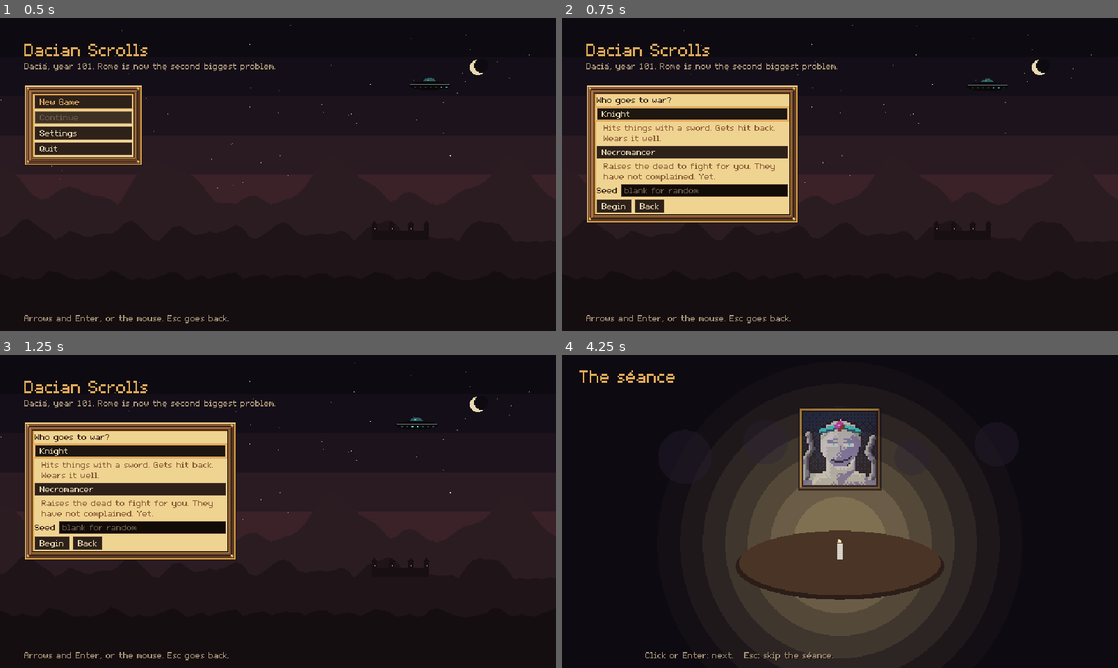
Above: before the commit, frames 1-4 (two rows, left to right).
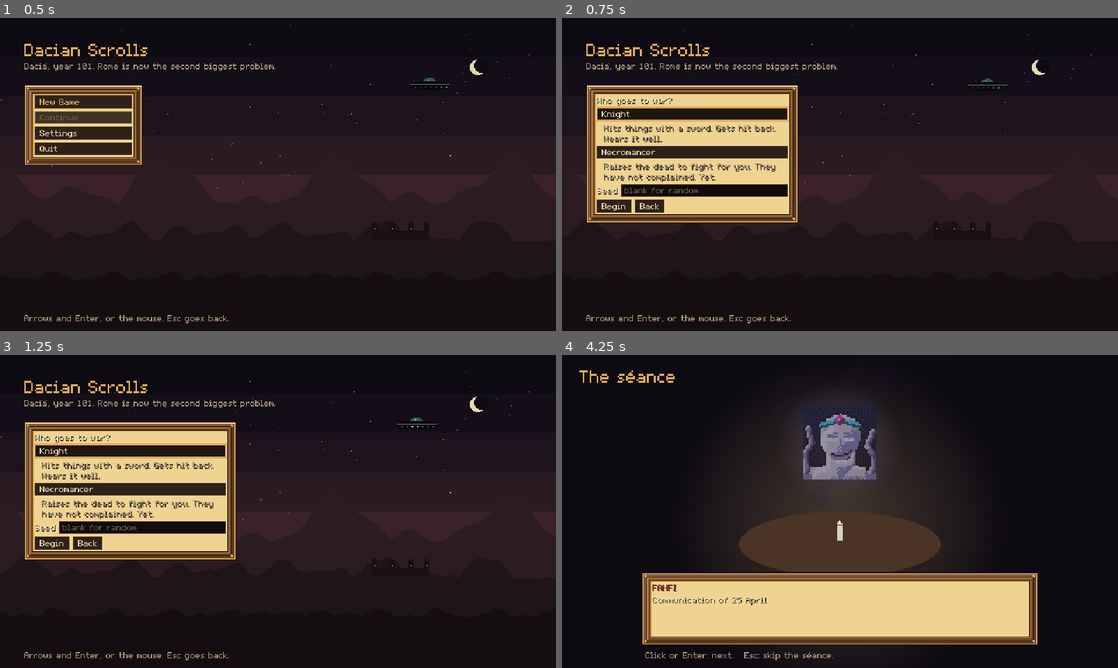
Above: after the commit, the same moments.

Repository: MinuneIonel/Dacian-Scrolls
Game: Godot game, scene res://src/main.tscn
Two runs of this game, one before a commit and one after it. Both use one fixed random seed, a clock stepped at 60 frames per second and the inputs below.
Inputs (mouse positions are in pixels of both pictures, inside the frame that each line leads up to):
- Up to frame 1 (0.5 s): no input
- Up to frame 2 (0.75 s): click "New Game" at 0.5 s
- Up to frame 3 (1.25 s): no input
- Up to frame 4 (4.25 s): click (706, 527) at 1.27 s; type "12" at 1.35 s; click "Begin" at 2 s; click "Party" at 2.75 s; tap Enter (ui_accept) at 3.5, 3.77 s; move the mouse to (962, 495) at 3.52 s; hold Right (ui_right) from 3.53 s (still down); tap 1 at 3.6 s; click (962, 495) at 3.67 s

Frame 1 is identical in both runs. In frame 2, 1.1% of the frame differs, in the area x 6-39%, y 25-57%; in frame 3, 1.1%; in frame 4, 26%, in the area x 14-86%, y 16-100%.

Commit message:
WP-30: flow.csv.import, beam via OneShot, séance layout, debug scene; dark-overridden panels keep parchment text
Co-Authored-By: Claude Opus 5.5 <noreply@anthropic.com>
Claude-Session: https://claude.ai/code/session_01DAT87uGbrKohxGViHx9q5c

Diff:
--- a/src/modes/flow/beam.gd
+++ b/src/modes/flow/beam.gd
@@ -4,6 +4,8 @@
 extends CanvasLayer
 
 signal whited_out
+
+const OneShot := preload("res://src/ui/fx/one_shot.gd")
 
 const BEAM_S: float = 1.3
 const WHITE_IN: Vector2 = Vector2(0.9, 1.7)    # start, full
@@ -37,15 +39,10 @@
 	root.draw.connect(_draw_cone)
 	add_child(root)
 	var top := Vector2(screen_pos.x, maxf(24.0, screen_pos.y - 120.0))
-	beam_sprite = AnimatedSprite2D.new()
-	beam_sprite.sprite_frames = Assets.frames(&"fx_tractor_beam")
-	beam_sprite.centered = false
-	beam_sprite.offset = Vector2(-24, 0)
-	beam_sprite.position = top
+	# WP-32's one-shot player: anchored at the saucer's belly, loops until the white-out.
+	beam_sprite = OneShot.spawn(self, &"fx_tractor_beam", &"play", top, 1.0, WHITE_IN.y)
 	beam_sprite.scale = Vector2(1.0, (screen_pos.y - top.y + 8.0) / 128.0)
-	if beam_sprite.sprite_frames.has_animation(&"play"): beam_sprite.play(&"play")
 	beam_sprite.modulate.a = 0.0
-	add_child(beam_sprite)
 	saucer = Sprite2D.new()
 	saucer.texture = Assets.tex(&"marker_ufo")
 	saucer.position = top + Vector2(0, -6)
@@ -61,7 +58,8 @@
 	if instant: return
 	t += delta
 	var grow: float = clampf(t / BEAM_S, 0.0, 1.0)
-	beam_sprite.modulate.a = grow * (0.8 + 0.2 * sin(t * 20.0))
+	if is_instance_valid(beam_sprite) and t < WHITE_IN.y - 0.2:
+		beam_sprite.modulate.a = grow * (0.8 + 0.2 * sin(t * 20.0))
 	saucer.position.y += sin(t * 6.0) * 0.15
 	var w: float = 0.0
 	if t < HOLD_UNTIL:
@@ -71,7 +69,7 @@
 	white.color = Color(WHITE, w)
 	if t >= WHITE_IN.y and not emitted:
 		_emit()
-		beam_sprite.visible = false
+		if is_instance_valid(beam_sprite): beam_sprite.visible = false
 		saucer.visible = false
 		root.visible = false
 	if t >= HOLD_UNTIL + WHITE_OUT_S: queue_free()
--- /dev/null
+++ b/src/modes/flow/flow_debug.gd
@@ -0,0 +1,49 @@
+## Debug scene for screenshots of the WP-30 overlays. Not used by the game.
+## tools/shots.sh res://src/modes/flow/flow_debug.tscn out.png 60 640x360 --args='{"show":"seance","line":2}'
+## show: seance (line: index, revealed) | beam (t: start time in s) | wake (kind: forest|crash|temple, t)
+extends Node
+
+func _ready() -> void:
+	var a: Dictionary = Router.args.duplicate()
+	Router.switch_scenes = false
+	Router.autosave_enabled = false
+	var show: String = str(a.get("show", "seance"))
+	match show:
+		"seance":
+			var s: Node = Flow.start_new_game(1, &"knight")
+			_add_mode("location", {"location_id": "sarmizegetusa"})
+			for i in int(a.get("line", 0)): s.next_line()
+			s.reveal()
+		"beam":
+			Game.new_game(1, &"knight")
+			Game.state.world_pos = Vector2i(30, 16)
+			Game.state.ufos[0]["pos"] = Vector2i(30, 16)
+			Game.state.ufos[0]["state"] = "chase"
+			Fog.reveal(Game.state, Vector2i(30, 16), 4, Travel.world_size(Content.defs))
+			var wm: Node = _add_mode("worldmap", {})
+			await get_tree().process_frame
+			wm.play_abduction(&"ufo_sarmizegetusa", &"saucer_surgeon")
+			var b: Node = Hud.get_node_or_null("Beam")
+			if b != null: b.t = float(a.get("t", 0.0))
+		"wake":
+			var kind: String = str(a.get("kind", "temple"))
+			Game.new_game(1, &"knight")
+			if kind == "temple":
+				_add_mode("location", {"location_id": "sarmizegetusa", "cell": [8, 8]})
+			else:
+				Fog.reveal(Game.state, Game.state.world_pos, 6, Travel.world_size(Content.defs))
+				if kind == "forest":
+					Game.state.world_pos = Flow.forest_cell(Game.state, Rng.new(4), Content.defs)
+				else:
+					Game.state.world_pos = Vector2i(35, 16)
+					Rules.run([["discover", "crash_site"]], Game.state, Game.rng, Content.defs)
+				_add_mode("worldmap", {})
+			var line: String = Flow.DEFEAT_LINES[0] if kind == "temple" else Flow.FOREST_LINES[0]
+			var w: Node = Flow.show_wake({"wake": kind, "wake_events": [{"type": "narrator", "line_key": line}]})
+			w.t = float(a.get("t", 0.0))
+
+func _add_mode(mode: String, args: Dictionary) -> Node:
+	Router.args = args
+	var n: Node = load(Router.scene_path(StringName(mode))).instantiate()
+	add_child(n)
+	return n
--- /dev/null
+++ b/src/modes/flow/flow_debug.tscn
@@ -0,0 +1,6 @@
+[gd_scene load_steps=2 format=3]
+
+[ext_resource type="Script" path="res://src/modes/flow/flow_debug.gd" id="1"]
+
+[node name="FlowDebug" type="Node"]
+script = ExtResource("1")
--- a/src/modes/flow/seance.gd
+++ b/src/modes/flow/seance.gd
@@ -55,8 +55,8 @@
 	var panel: PanelContainer = UiKit.panel()
 	panel.mouse_filter = Control.MOUSE_FILTER_IGNORE
 	panel.custom_minimum_size = Vector2(PANEL_W, 84)
-	panel.set_anchors_preset(Control.PRESET_CENTER_BOTTOM)
-	panel.position = Vector2((640 - PANEL_W) / 2.0, 360 - 84 - 24)
+	panel.position = Vector2((640 - PANEL_W) / 2.0, 360 - 84 - 26)
+	panel.size = panel.custom_minimum_size
 	root.add_child(panel)
 	var box := VBoxContainer.new()
 	box.mouse_filter = Control.MOUSE_FILTER_IGNORE
@@ -154,23 +154,25 @@
 	var s: Vector2 = bg.size
 	bg.draw_rect(Rect2(Vector2.ZERO, s), SMOKE)
 	var flick: float = 0.75 + 0.15 * sin(_t * 9.0) + 0.1 * sin(_t * 23.0 + 1.7)
-	var c := Vector2(s.x * 0.5, s.y * 0.62)
+	var c := Vector2(s.x * 0.5, s.y * 0.56)
 	# candle light on the room
-	for i in 7:
-		var r: float = 210.0 - i * 26.0
-		bg.draw_circle(c + Vector2(0, -6), r, Color(FLAME, 0.025 * flick * (i + 1)))
-	# smoke wisps
-	for k in 5:
-		var x: float = s.x * (0.2 + 0.15 * k) + sin(_t * 0.6 + k) * 14.0
-		var y: float = s.y * 0.3 + sin(_t * 0.9 + k * 2.0) * 10.0
-		bg.draw_circle(Vector2(x, y), 26.0 + 6.0 * sin(_t + k), Color(SMOKE_EDGE, 0.35))
-	# Fanfi in the smoke
-	var p := Vector2(c.x, s.y * 0.30 + sin(_t * 1.4) * 3.0)
-	for i in 4:
-		bg.draw_circle(p, 44.0 - i * 8.0, Color(SEANCE, 0.06 + 0.04 * i))
+	for i in 24:
+		var r: float = 190.0 - i * 7.5
+		bg.draw_circle(c + Vector2(0, -6), r, Color(FLAME, 0.011 * flick))
+	# smoke drifting up from the candle
+	for k in 9:
+		var ph: float = fposmod(_t * 0.12 + k / 9.0, 1.0)
+		var x: float = c.x + sin(_t * 0.7 + k * 1.3) * (20.0 + 90.0 * ph)
+		var y: float = c.y - 30.0 - ph * 200.0
+		bg.draw_circle(Vector2(x, y), 10.0 + 30.0 * ph, Color(SMOKE_EDGE, 0.22 * (1.0 - ph)))
+	# Fanfi in the smoke: the portrait without its frame, faded at the edges by a silk halo
+	var p := Vector2(c.x, s.y * 0.28 + sin(_t * 1.4) * 3.0)
+	for i in 16:
+		bg.draw_circle(p, 70.0 - i * 3.5, Color(SEANCE, 0.018))
 	if _fanfi != null:
-		var a: float = 0.78 + 0.12 * sin(_t * 2.1)
-		bg.draw_texture_rect(_fanfi, Rect2(p - Vector2(48, 48), Vector2(96, 96)), false, Color(1, 1, 1, a))
+		var a: float = 0.72 + 0.12 * sin(_t * 2.1)
+		var src := Rect2(Vector2(3, 3), _fanfi.get_size() - Vector2(6, 6))
+		bg.draw_texture_rect_region(_fanfi, Rect2(p - Vector2(42, 42), Vector2(84, 84)), src, Color(0.85, 0.85, 1.0, a))
 	# the round table
 	bg.draw_set_transform(c + Vector2(0, 20), 0.0, Vector2(1.0, 0.32))
 	bg.draw_circle(Vector2.ZERO, 120.0, TABLE)
--- a/src/ui/kit/ui_kit.gd
+++ b/src/ui/kit/ui_kit.gd
@@ -162,11 +162,17 @@
 	return t
 
 ## A framed panel (parchment-on-wood). Uses the ui_panel texture once the art exists.
-## Labels inside it read in dark ink (see panel_theme()).
+## Labels inside it read in dark ink (see panel_theme()) while it shows the parchment art; a
+## view that overrides the "panel" stylebox with a dark box gets parchment text back.
 static func panel() -> PanelContainer:
 	var p := PanelContainer.new()
 	p.theme = panel_theme()
+	p.theme_changed.connect(_sync_panel_ink.bind(p))
 	return p
+
+static func _sync_panel_ink(p: PanelContainer) -> void:
+	var want: Theme = panel_theme() if p.get_theme_stylebox(&"panel") is StyleBoxTexture else theme()
+	if p.theme != want: p.theme = want
 
 ## The theme of panel(): the game theme plus ink text for the parchment centre. Without the
 ## ui_panel art the panel is a dark box, so the text stays parchment.
Not shown, added: data/strings/flow.csv.import
Not shown, added: src/modes/flow/flow_debug.gd.uid
